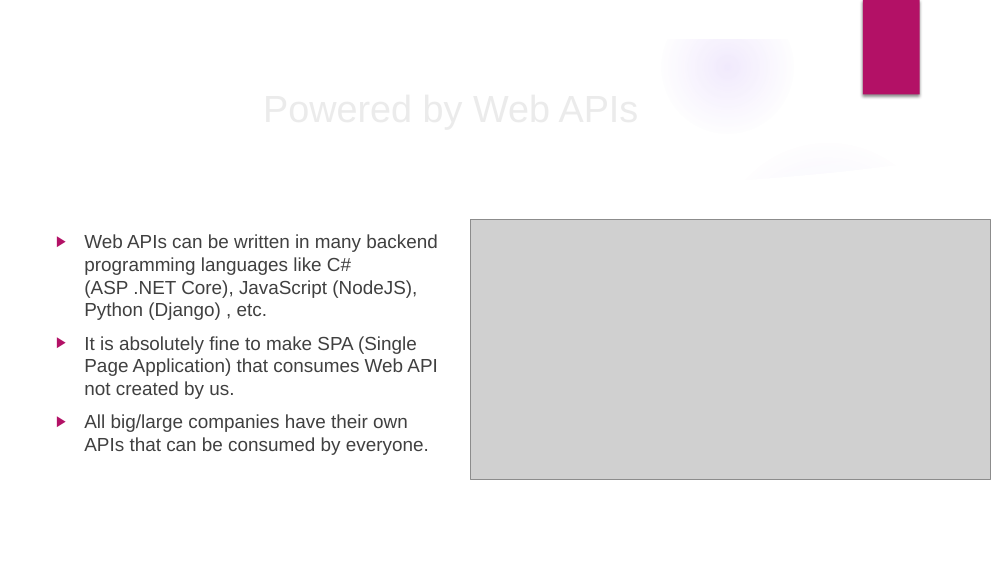
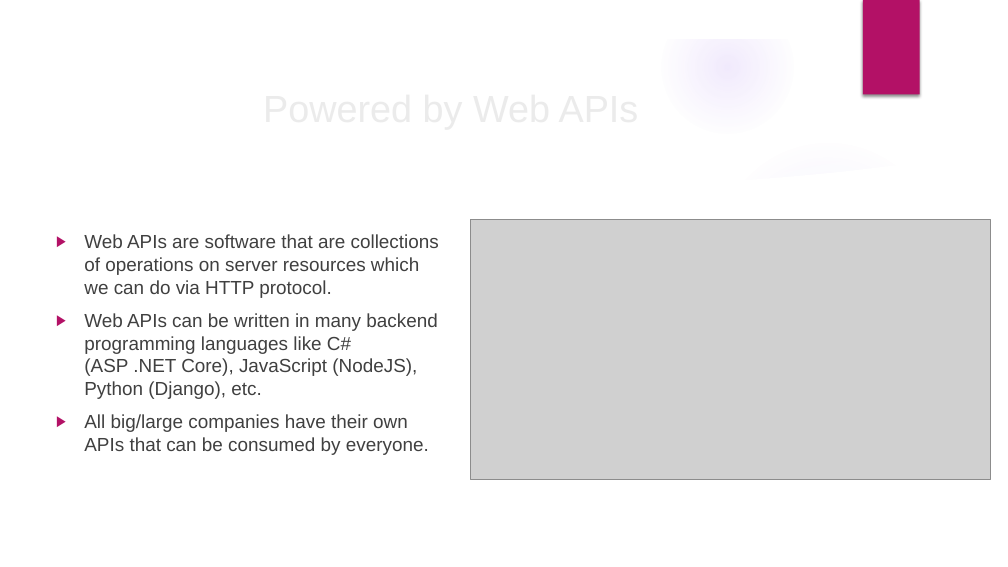
Before and after one commit to velizar92/TSK_Presentations, a slide deck: slide 11 of JS intro and overview.pptx. Drawn at 1008x567 pixels with LibreOffice and Linux fonts; fonts in the diff are those of the drawing; grey boxes stand for pictures; background and template pictures are left out. Boxes give left, top, right and bottom in pixels: in the first picture for what was removed or moved away, otherwise in the second. Text is boxed around its words. In the diff, an @@ line names an element or a change of style, - is before the commit and + after.

```diff
--- a/JS intro and overview.pptx
+++ b/JS intro and overview.pptx
@@ text at bbox=[84, 234, 439, 399]: text changed @@
-▶ Web APIs can be written in many backend programming languages like C# (ASP .NET Core), JavaScript (NodeJS), Python (Django) , etc.
-▶ It is absolutely fine to make SPA (Single Page Application) that consumes Web API not created by us.
+▶ Web APIs are software that are collections of operations on server resources which we can do via HTTP protocol.
+▶ Web APIs can be written in many backend programming languages like C# (ASP .NET Core), JavaScript (NodeJS), Python (Django), etc.
```
Also in this commit, not shown: 3 other slides changed, 2 slides added.
